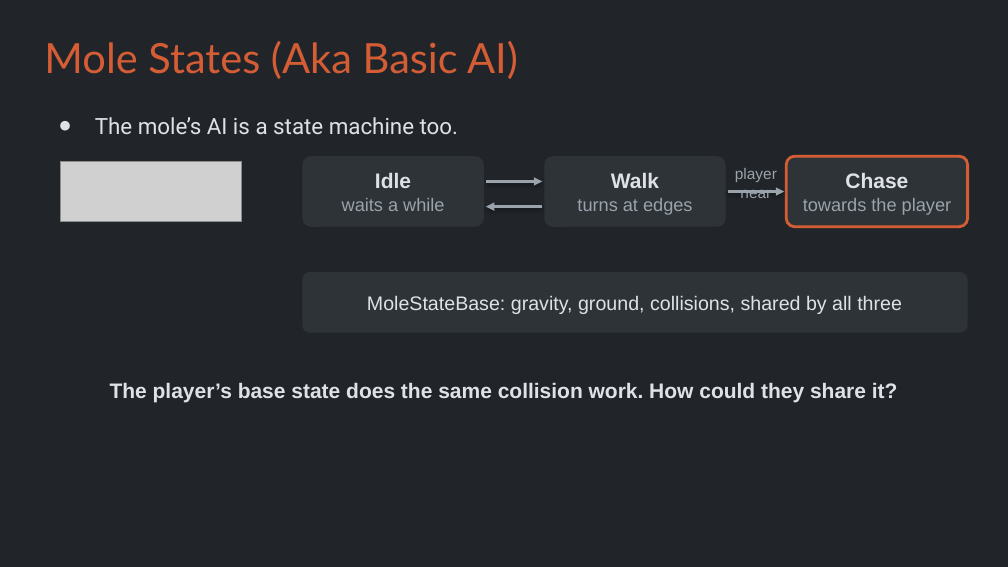
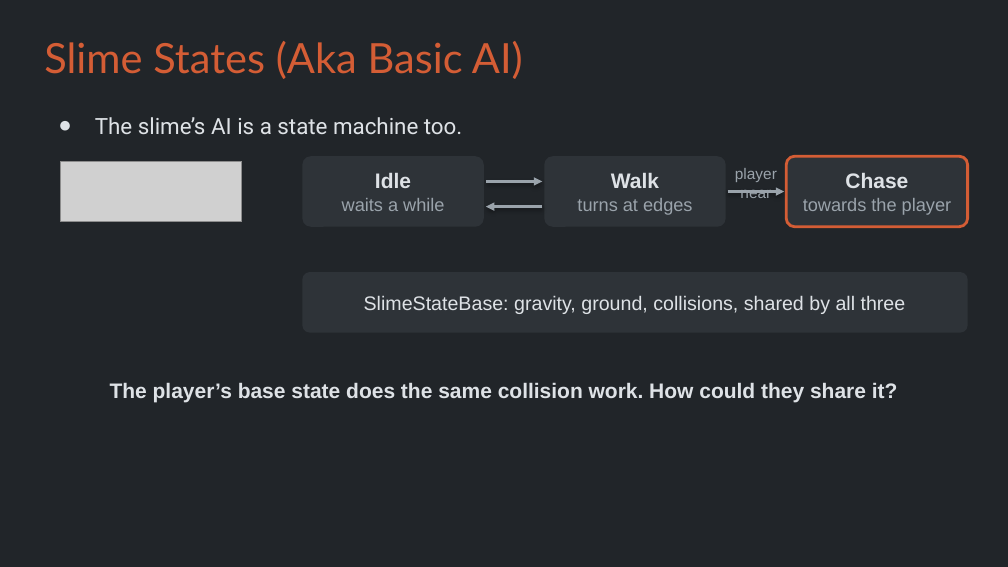
Before and after one commit to Metamate/gar, a slide deck: slide 38 of slides/06 Super Mario Bros.pptx. Drawn at 1008x567 pixels with LibreOffice and Linux fonts; fonts in the diff are those of the drawing; grey boxes stand for pictures. Boxes give left, top, right and bottom in pixels: in the first picture for what was removed or moved away, otherwise in the second. Text is boxed around its words. In the diff, an @@ line names an element or a change of style, - is before the commit and + after.

```diff
--- a/slides/06 Super Mario Bros.pptx
+++ b/slides/06 Super Mario Bros.pptx
@@ title at [44, 41, 523, 79]: text changed @@
-Mole States (Aka Basic AI)
+Slime States (Aka Basic AI)
@@ text at [95, 117, 462, 134]: text changed @@
-● The mole’s AI is a state machine too.
+● The slime’s AI is a state machine too.
@@ text in rounded rectangle at [364, 296, 906, 314]: text changed @@
-MoleStateBase: gravity, ground, collisions, shared by all three
+SlimeStateBase: gravity, ground, collisions, shared by all three
```
Also in this commit, not shown: 10 other slides changed, 1 other file.
